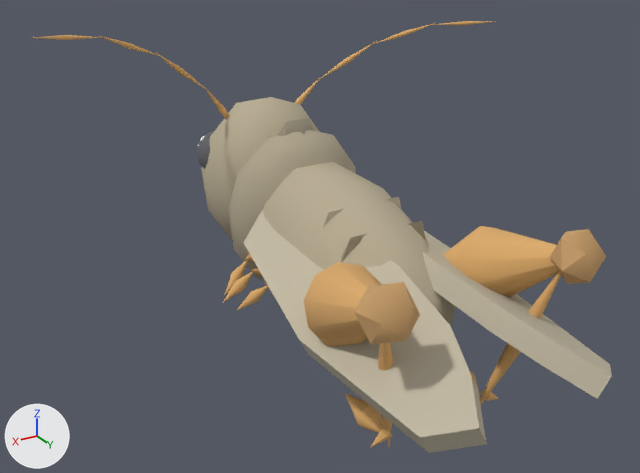
Before and after pictures for a commit that changed the glTF model web-forest/public/model/species/xya-japonica.glb.
One viewpoint serves both versions: a 50 mm camera at (0.597, 0.957, 0.713) aimed at (0.046, 0.039, 0.253). Every picture has the same lights, and +X, +Y and +Z are marked at lower left. The first picture is the older version. Where no turn or scale is listed for an object, it has been applied to the vertices. Vertices at exactly the same position are counted once.

Objects in the first picture: 'body', 'head', 'hind-l0', 'hind-l1', 'hind-l2', 'hind-r0', 'hind-r1', 'hind-r2', 'leg0-l0', 'leg1-l0', 'leg2-l0', 'pronotum', 'wingcase0l', 'wingcase0r' and 14 more.
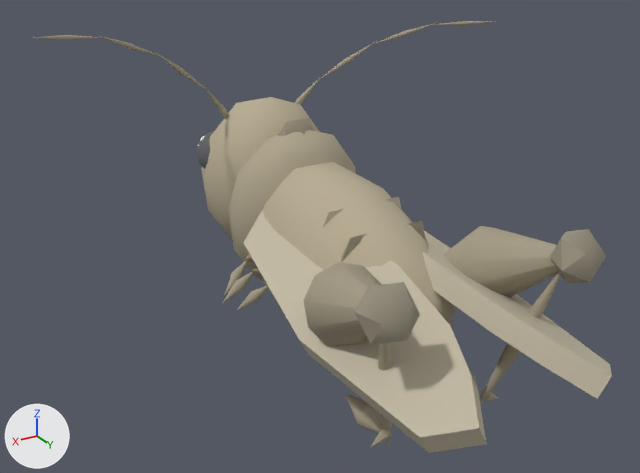
Edits to the bpy script that builds the scene:
```text
Change me_mesh_10:
    where me_mesh_10.from_pydata(...)  # 24 vertices, 40 faces; spans x -0.05..0.05, y -0.048..0.048, z 0.0..0.276
    used by ob_hind_l0; parent = ob_body; location = (0.0839, 0.067, 0.00623); rotation_euler = (-0.95, 0.34, 0.0), in degrees (-54, 19, 0)
    me_mesh_10 part 1: 20 faces centred in x -0.03..0.03, y -0.032..0.032, z 0.08..0.171 are repainted in the vertex colours; the middle colour goes from orange #dfae6d to beige #a79e88
    me_mesh_10 part 2: 20 faces centred in x -0.027..0.027, y -0.027..0.027, z 0.229..0.272 are repainted in the vertex colours; the middle colour goes from orange #caa06c to yellow #9a9381
Change me_mesh_11:
    where me_mesh_11.from_pydata(...)  # 12 vertices, 20 faces; spans x -0.012..0.012, y -0.011..0.011, z 0.0..0.261
    used by ob_hind_l1; parent = ob_hind_l0; location = (0.0, 0.0, 0.24); rotation_euler = (-2.3, -0.12, 0.0), in degrees (-132, -6.9, 0)
    me_mesh_11 part 3: 20 faces centred in x -0.007..0.007, y -0.007..0.007, z 0.078..0.165 are repainted in the vertex colours; the middle colour goes from orange #dfae6d to beige #a79e88
Change me_mesh_12:
    where me_mesh_12.from_pydata(...)  # 12 vertices, 20 faces; spans x -0.0168..0.0168, y -0.016..0.016, z 0.0..0.0871
    used by ob_hind_l2; parent = ob_hind_l1; location = (0.0, 0.0, 0.229); rotation_euler = (-1.49, -0.08, 0.0), in degrees (-85, -4.6, 0)
    me_mesh_12 part 4: 20 faces centred in x -0.0101..0.0101, y -0.0107..0.0107, z 0.0261..0.0552 are repainted in the vertex colours; the middle colour goes from orange #dfae6d to beige #a79e88
Change me_mesh_15:
    where me_mesh_15.from_pydata(...)  # 24 vertices, 40 faces; spans x -0.011..0.0554, y -0.0105..0.0105, z 0.0..0.0829
    used by ob_leg0_l0; parent = ob_body; location = (0.0493, -0.129, -0.0493); rotation_euler = (-0.55, 1.2, 0.0), in degrees (-32, 69, 0)
    me_mesh_15 part 5: 40 faces centred in x -0.0066..0.0375, y -0.007..0.007, z 0.0186..0.0773 are repainted in the vertex colours; the middle colour goes from orange #dfae6d to beige #a79e88
```

Where the change shows, as pixel boxes [x1, y1, x2, y2] in the pictures (640 x 473 px):
part 1 of me_mesh_10, recoloured
    both: [303, 226, 559, 346]
part 2 of me_mesh_10, recoloured
    both: [354, 229, 606, 344]
part 3 of me_mesh_11, recoloured
    both: [378, 272, 561, 447]
part 4 of me_mesh_12, recoloured
    both: [345, 371, 480, 433]
part 5 of me_mesh_15, recoloured (orange to beige)
    both: [223, 254, 269, 311]
